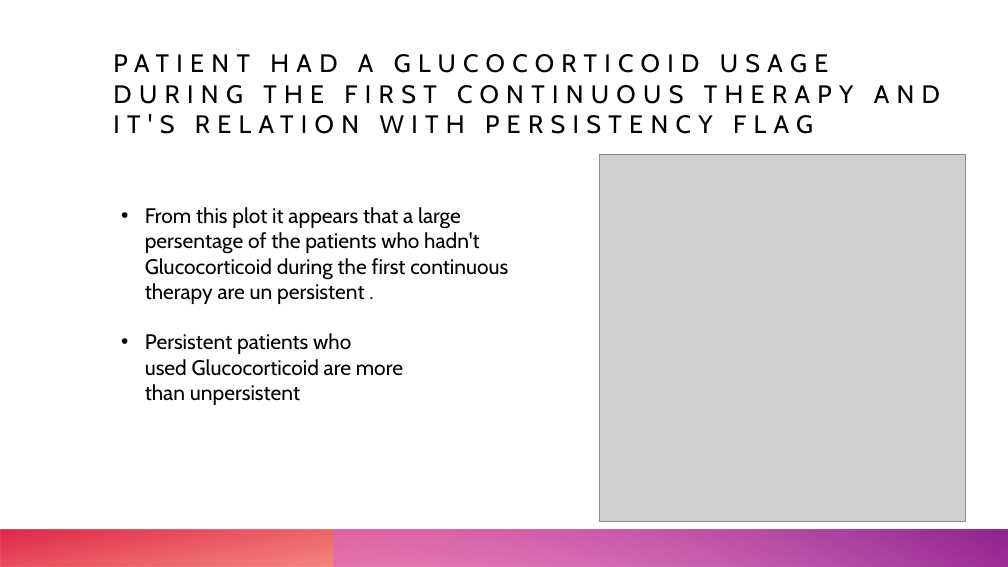
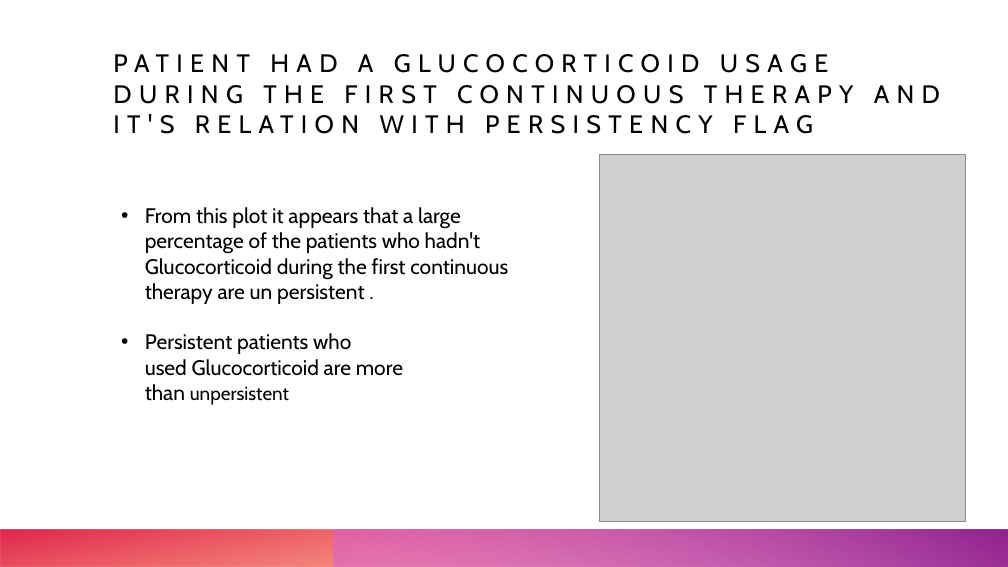
Before and after one commit to mohamedsiika/Persistency-of-the-drug, a slide deck: slide 8 of EDA/eda.pptx. Drawn at 1008x567 pixels with LibreOffice and Linux fonts; fonts in the diff are those of the drawing; grey boxes stand for pictures. Boxes give left, top, right and bottom in pixels: in the first picture for what was removed or moved away, otherwise in the second. Text is boxed around its words. In the diff, an @@ line names an element or a change of style, - is before the commit and + after.

```diff
--- a/EDA/eda.pptx
+++ b/EDA/eda.pptx
@@ text at box(145, 207, 508, 304): text changed @@
-• From this plot it appears that a large persentage of the patients who hadn't Glucocorticoid during the first continuous therapy are un persistent .
+• From this plot it appears that a large percentage of the patients who hadn't Glucocorticoid during the first continuous therapy are un persistent .
@@ text at box(145, 333, 403, 405): size 20 to 18 pt in "unpersistent" @@
```
Also in this commit, not shown: 1 other slide changed.
